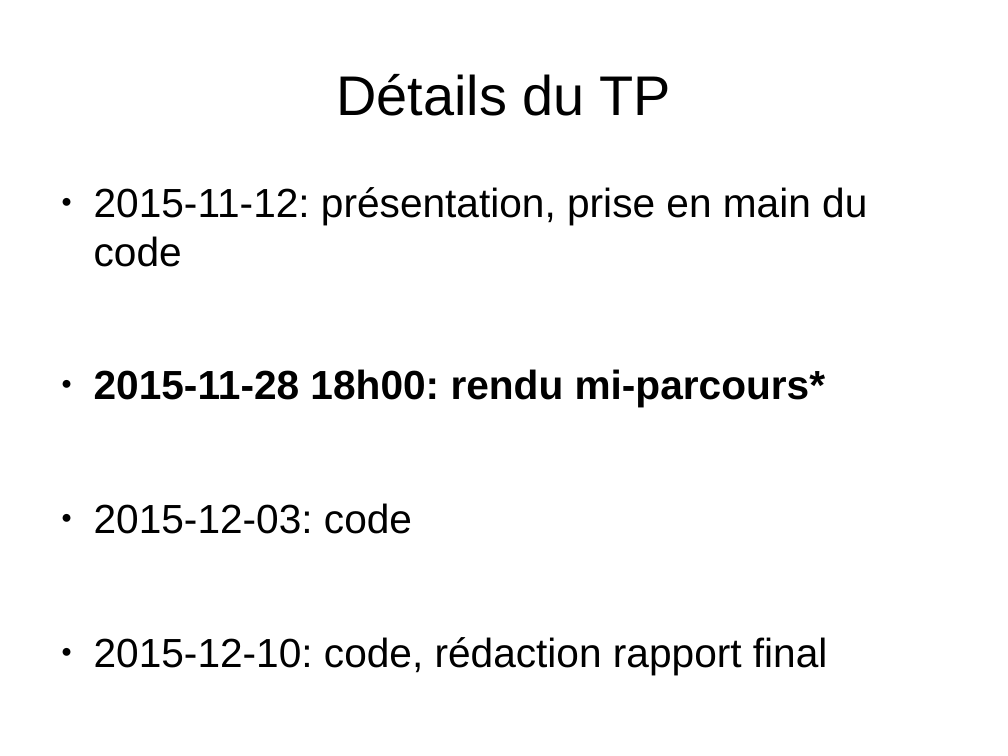
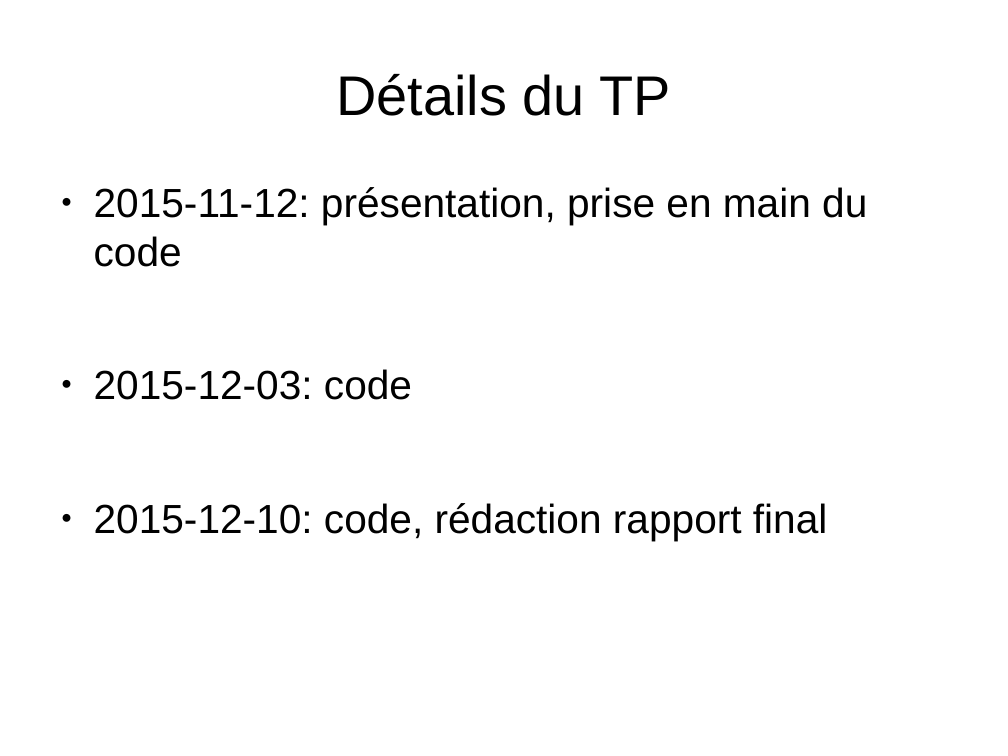
Before and after one commit to auzias/algo-gen, a slide deck: slide 2 of expectations/slides.odp. Drawn at 1008x756 pixels with LibreOffice and Linux fonts; fonts in the diff are those of the drawing. Boxes give left, top, right and bottom in pixels: in the first picture for what was removed or moved away, otherwise in the second. Text is boxed around its words. In the diff, an @@ line names an element or a change of style, - is before the commit and + after.

```diff
--- a/expectations/slides.odp
+++ b/expectations/slides.odp
@@ text at (94, 369, 826, 407): paragraph removed @@
-● 2015-11-28 18h00: rendu mi-parcours*
```
Also in this commit, not shown: 6 other slides changed, 1 slide added, 1 slide removed, 2 other files.
